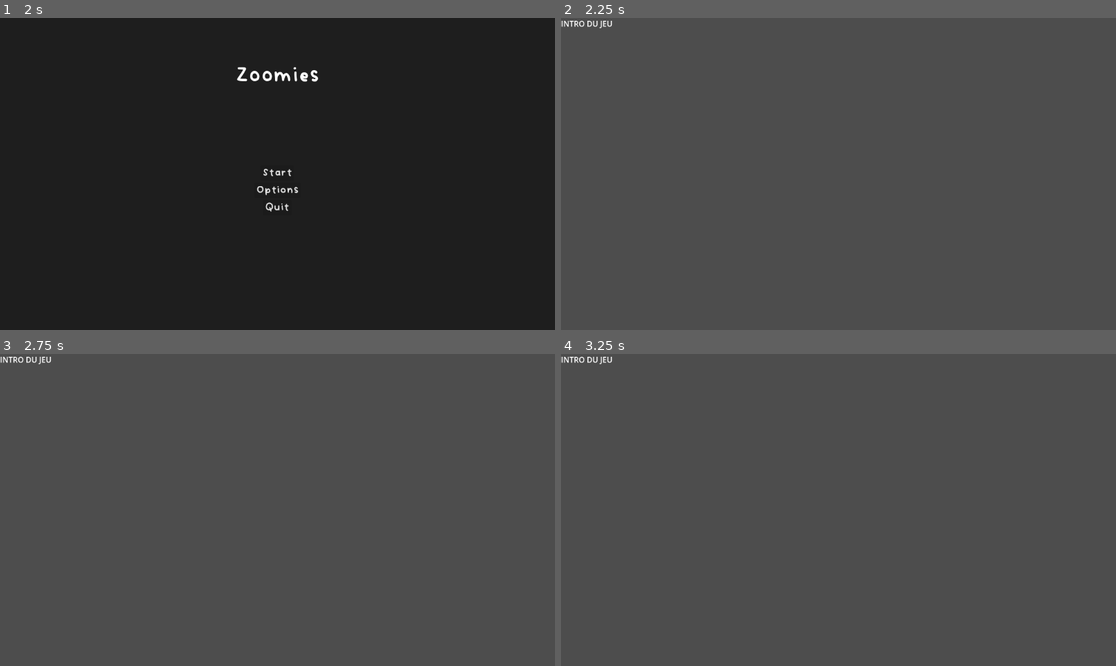
Above: before the commit, frames 1-4 (two rows, left to right).
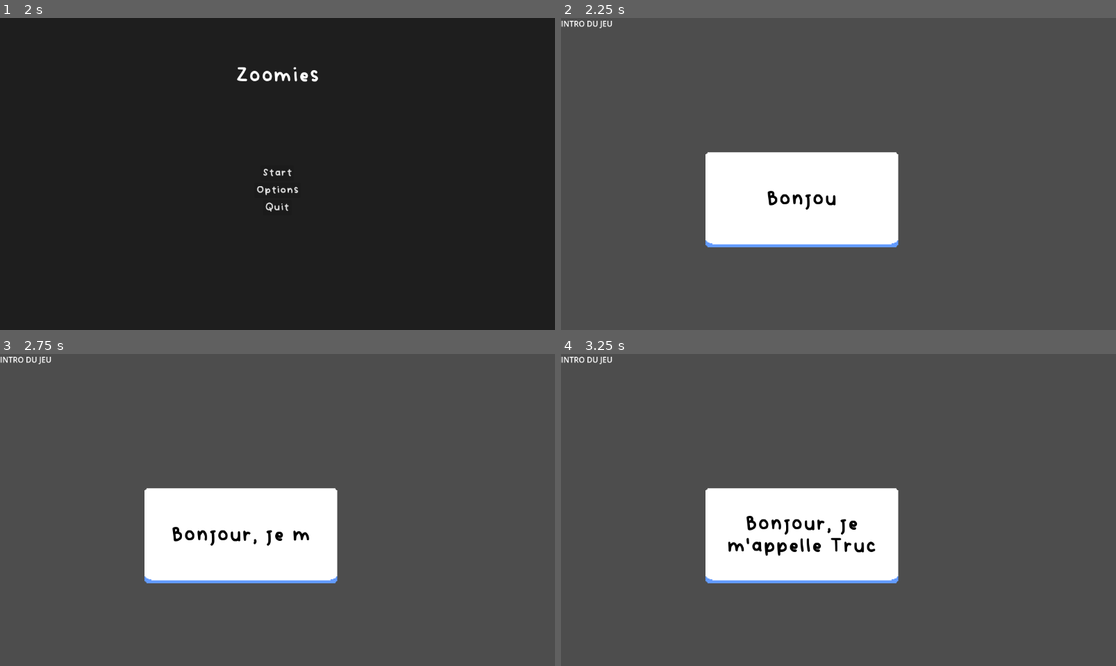
Above: after the commit, the same moments.

Repository: ohmlet-studio/Zoomies
Game: Godot game, scene res://scenes/ui/main_menu.tscn
Two runs of this game, one before a commit and one after it. Both use one fixed random seed, a clock stepped at 60 frames per second and the inputs below.
Inputs:
- Up to frame 1 (2 s): click "Options" at 0.5 s; click "Return" at 1.25 s
- Up to frame 2 (2.25 s): click "Start" at 2 s
- Up to frame 3 (2.75 s): no input
- Up to frame 4 (3.25 s): hold E (start_dialog, bound only after the commit) from 2.78 s (still down)

Frame 1 is identical in both runs. In frame 2, 11% of the frame differs, in the area x 26-61%, y 42-74%; in frame 3, 11%; in frame 4, 11%.

Commit message:
Add speech bubble

Diff:
--- a/main.tscn
+++ b/main.tscn
@@ -6,9 +6,6 @@
 
 [sub_resource type="GDScript" id="GDScript_712ol"]
 script/source = "extends Node2D
-
-func start_game():
-	pass
 "
 
 [node name="Main" type="Node2D"]
--- a/project.godot
+++ b/project.godot
@@ -15,6 +15,23 @@
 config/features=PackedStringArray("4.3", "GL Compatibility")
 config/icon="res://icon.svg"
 
+[autoload]
+
+DialogManager="*res://scripts/dialog_manager.gd"
+
+[input]
+
+advance_dialog={
+"deadzone": 0.5,
+"events": [Object(InputEventKey,"resource_local_to_scene":false,"resource_name":"","device":0,"window_id":0,"alt_pressed":false,"shift_pressed":false,"ctrl_pressed":false,"meta_pressed":false,"pressed":false,"keycode":0,"physical_keycode":4194305,"key_label":0,"unicode":0,"location":0,"echo":false,"script":null)
+, null]
+}
+start_dialog={
+"deadzone": 0.5,
+"events": [Object(InputEventKey,"resource_local_to_scene":false,"resource_name":"","device":-1,"window_id":0,"alt_pressed":false,"shift_pressed":false,"ctrl_pressed":false,"meta_pressed":false,"pressed":false,"keycode":0,"physical_keycode":69,"key_label":0,"unicode":101,"location":0,"echo":false,"script":null)
+]
+}
+
 [rendering]
 
 renderer/rendering_method="gl_compatibility"
--- a/scenes/intro.tscn
+++ b/scenes/intro.tscn
@@ -1,8 +1,13 @@
-[gd_scene format=3 uid="uid://bpd4q3boh8b7v"]
+[gd_scene load_steps=2 format=3 uid="uid://bpd4q3boh8b7v"]
+
+[ext_resource type="Script" path="res://scripts/intro.gd" id="1_8hwk3"]
 
 [node name="Intro" type="Node2D"]
+script = ExtResource("1_8hwk3")
 
 [node name="Label" type="Label" parent="."]
 offset_right = 40.0
 offset_bottom = 23.0
 text = "INTRO DU JEU"
+
+[connection signal="ready" from="." to="." method="_on_ready"]
--- a/scenes/ui/options_menu.tscn
+++ b/scenes/ui/options_menu.tscn
@@ -49,15 +49,15 @@
 horizontal_alignment = 1
 vertical_alignment = 1
 
-[node name="ButtonsVBox" type="VBoxContainer" parent="MarginContainer"]
+[node name="OptionButtonsVBox" type="VBoxContainer" parent="MarginContainer"]
 layout_mode = 2
 size_flags_vertical = 4
 
-[node name="ReturnButton" type="Button" parent="MarginContainer/ButtonsVBox"]
+[node name="ReturnButton" type="Button" parent="MarginContainer/OptionButtonsVBox"]
 layout_mode = 2
 size_flags_horizontal = 4
 size_flags_vertical = 4
 theme_override_font_sizes/font_size = 32
 text = "Return"
 
-[connection signal="pressed" from="MarginContainer/ButtonsVBox/ReturnButton" to="." method="_on_return_button_pressed"]
+[connection signal="pressed" from="MarginContainer/OptionButtonsVBox/ReturnButton" to="." method="_on_return_button_pressed"]
--- /dev/null
+++ b/scenes/ui/speech_bubble.tscn
@@ -0,0 +1,41 @@
+[gd_scene load_steps=4 format=3 uid="uid://c1k3dsa6xyl3y"]
+
+[ext_resource type="Script" path="res://scripts/speech_bubble.gd" id="1_ekv2r"]
+[ext_resource type="Texture2D" uid="uid://bk1ix8c81gtsg" path="res://assets/textures/speech_bubble.png" id="2_0qyt5"]
+[ext_resource type="FontFile" uid="uid://cpp57g0w306h5" path="res://assets/fonts/Vividly-Regular.ttf" id="3_3qy4i"]
+
+[node name="SpeechBubble" type="MarginContainer"]
+texture_filter = 1
+offset_right = 195.0
+offset_bottom = 128.0
+script = ExtResource("1_ekv2r")
+
+[node name="NinePatchRect" type="NinePatchRect" parent="."]
+layout_mode = 2
+texture = ExtResource("2_0qyt5")
+region_rect = Rect2(0, 0, 96, 96)
+patch_margin_left = 64
+patch_margin_top = 64
+patch_margin_right = 64
+patch_margin_bottom = 64
+
+[node name="MarginContainer" type="MarginContainer" parent="."]
+texture_filter = 1
+layout_mode = 2
+theme_override_constants/margin_left = 8
+theme_override_constants/margin_top = 8
+theme_override_constants/margin_right = 8
+theme_override_constants/margin_bottom = 8
+
+[node name="Label" type="Label" parent="MarginContainer"]
+layout_mode = 2
+theme_override_colors/font_color = Color(0, 0, 0, 1)
+theme_override_fonts/font = ExtResource("3_3qy4i")
+theme_override_font_sizes/font_size = 60
+horizontal_alignment = 1
+vertical_alignment = 1
+
+[node name="LetterDisplayTimer" type="Timer" parent="."]
+one_shot = true
+
+[connection signal="timeout" from="LetterDisplayTimer" to="." method="_on_letter_display_timer_timeout"]
--- /dev/null
+++ b/scenes/ui/transition_fade.tscn
@@ -0,0 +1,96 @@
+[gd_scene load_steps=6 format=3 uid="uid://cwbtmv7a3y3sq"]
+
+[sub_resource type="GDScript" id="GDScript_ygutd"]
+script/source = "extends CanvasLayer
+
+signal on_transition_finished
+
+@onready var color_rect = $ColorRect
+@onready var animation_player = $AnimationPlayer
+
+func _ready():
+	color_rect.visible = false
+	animation_player.animation_finished.connect(_on_animation_finished)
+
+func _on_animation_finished(anim_name):
+	if anim_name == \"fade_to_black\"
+		animation_player.play(\"fade_to_normal\")
+		on_transition_finished.emit()
+	elif anim_name ==\"fade_to_normal\"
+		color_rect.visible = false
+
+
+func transition():
+	color_rect.visible = true
+	animation_player.play(\"fade_to_black\")
+"
+
+[sub_resource type="Animation" id="Animation_akaaf"]
+resource_name = "fade_to_black"
+length = 0.5
+tracks/0/type = "value"
+tracks/0/imported = false
+tracks/0/enabled = true
+tracks/0/path = NodePath("ColorRect:modulate")
+tracks/0/interp = 1
+tracks/0/loop_wrap = true
+tracks/0/keys = {
+"times": PackedFloat32Array(0, 0.5),
+"transitions": PackedFloat32Array(1, 1),
+"update": 0,
+"values": [Color(1, 1, 1, 0), Color(1, 1, 1, 1)]
+}
+
+[sub_resource type="Animation" id="Animation_hrdni"]
+length = 0.001
+tracks/0/type = "value"
+tracks/0/imported = false
+tracks/0/enabled = true
+tracks/0/path = NodePath("ColorRect:modulate")
+tracks/0/interp = 1
+tracks/0/loop_wrap = true
+tracks/0/keys = {
+"times": PackedFloat32Array(0),
+"transitions": PackedFloat32Array(1),
+"update": 0,
+"values": [Color(1, 1, 1, 1)]
+}
+
+[sub_resource type="Animation" id="Animation_sh2wf"]
+resource_name = "fade_to_normal"
+length = 0.5
+tracks/0/type = "value"
+tracks/0/imported = false
+tracks/0/enabled = true
+tracks/0/path = NodePath("ColorRect:modulate")
+tracks/0/interp = 1
+tracks/0/loop_wrap = true
+tracks/0/keys = {
+"times": PackedFloat32Array(0, 0.5),
+"transitions": PackedFloat32Array(1, 1),
+"update": 0,
+"values": [Color(1, 1, 1, 1), Color(1, 1, 1, 0)]
+}
+
+[sub_resource type="AnimationLibrary" id="AnimationLibrary_detxb"]
+_data = {
+"RESET": SubResource("Animation_hrdni"),
+"fade_to_black": SubResource("Animation_akaaf"),
+"fade_to_normal": SubResource("Animation_sh2wf")
+}
+
+[node name="TransitionFade" type="CanvasLayer"]
+script = SubResource("GDScript_ygutd")
+
+[node name="ColorRect" type="ColorRect" parent="."]
+anchors_preset = 15
+anchor_right = 1.0
+anchor_bottom = 1.0
+grow_horizontal = 2
+grow_vertical = 2
+color = Color(0, 0, 0, 1)
+
+[node name="AnimationPlayer" type="AnimationPlayer" parent="."]
+libraries = {
+"": SubResource("AnimationLibrary_detxb")
+}
--- /dev/null
+++ b/scripts/dialog_manager.gd
@@ -0,0 +1,50 @@
+extends Node
+
+@onready var speech_scene = preload("res://scenes/ui/speech_bubble.tscn")
+
+var dialog_lines: Array[String] = []
+var current_line_index = 0
+
+var text_box
+var text_box_position: Vector2
+
+var is_dialog_active = false
+var can_advance_line = false
+
+func start_dialog(position: Vector2, lines: Array[String]):
+	if is_dialog_active:
+		return
+
+	dialog_lines = lines
+	text_box_position = position
+	_show_text_box()
+
+	is_dialog_active = true
+
+func _show_text_box():
+	text_box = speech_scene.instantiate()
+	text_box.finished_displaying.connect(_on_text_box_finished_displaying)
+	get_tree().root.add_child(text_box)
+	text_box.global_position = text_box_position
+	text_box.display_text(dialog_lines[current_line_index])
+	can_advance_line = false
+
+func _on_text_box_finished_displaying():
+	can_advance_line = true
+
+func _unhandled_input(event):
+	if (
+		# CHANGER HERE ACTION
+		event.is_action_pressed("advance_dialog") &&
+		is_dialog_active &&
+		can_advance_line
+	):
+		text_box.queue_free()
+
+		current_line_index += 1
+		if current_line_index >= dialog_lines.size():
+			is_dialog_active = false
+			current_line_index = 0
+			return
+
+		_show_text_box()
--- /dev/null
+++ b/scripts/intro.gd
@@ -0,0 +1,20 @@
+extends Node2D
+
+const lines: Array[String] = [
+	"Bonjour, je m'appelle Truc. Et je suis contengue !",
+	"Test ! Test !",
+	"Et la bvoila je fais ça !",
+]
+
+const test_position = Vector2(500, 500)
+
+func _unhandeld_input(event):
+	print("HEEEEErE")
+	if event.is_action_pressed("start_dialog"):
+		print("HERE")
+		DialogManager.start_dialog(test_position, lines)
+
+
+func _on_ready() -> void:
+	print("HEEEEErE")
+	DialogManager.start_dialog(test_position, lines)
--- a/scripts/options_menu.gd
+++ b/scripts/options_menu.gd
@@ -1,6 +1,4 @@
 extends Control
-
-
 
 func _on_return_button_pressed() -> void:
 	get_tree().change_scene_to_file("res://scenes/ui/main_menu.tscn")
--- /dev/null
+++ b/scripts/speech_bubble.gd
@@ -0,0 +1,58 @@
+extends MarginContainer
+
+@onready var label = $MarginContainer/Label
+@onready var timer = $LetterDisplayTimer
+
+
+const MAX_WIDTH = 400
+
+var text = ""
+var letter_index = 0
+
+var letter_time = 0.03
+var space_time = 0.06
+var punctuation_time = 0.2
+
+signal finished_displaying()
+
+func display_text(text_to_display: String):
+	text = text_to_display
+	label.text = text_to_display
+
+	await resized
+	custom_minimum_size.x = min(size.x, MAX_WIDTH)
+
+	#Wrap line if max width reached
+	if size.x > MAX_WIDTH:
+		label.autowrap_mode = TextServer.AUTOWRAP_WORD
+		await resized # wait x
+		await resized # wait y
+		custom_minimum_size.y = size.y
+
+	global_position.x -= size.x / 2
+	global_position.y -= size.y + 24
+
+	label.text = ""
+	_display_letter()
+
+func _display_letter():
+	label.text += text[letter_index]
+
+	letter_index += 1
+	if letter_index >= text.length():
+		finished_displaying.emit()
+		return
+
+	match text[letter_index]:
+		"!", ".", ",", "?":
+			timer.start(punctuation_time)
+		" ":
+			timer.start(space_time)
+		_:
+			timer.start(	letter_time)
+
+
+
+
+func _on_letter_display_timer_timeout() -> void:
+	_display_letter()
Binary file added: assets/textures/speech_bubble.ase
Binary file added: assets/textures/speech_bubble.png
Not shown, added: assets/textures/speech_bubble.png.import
